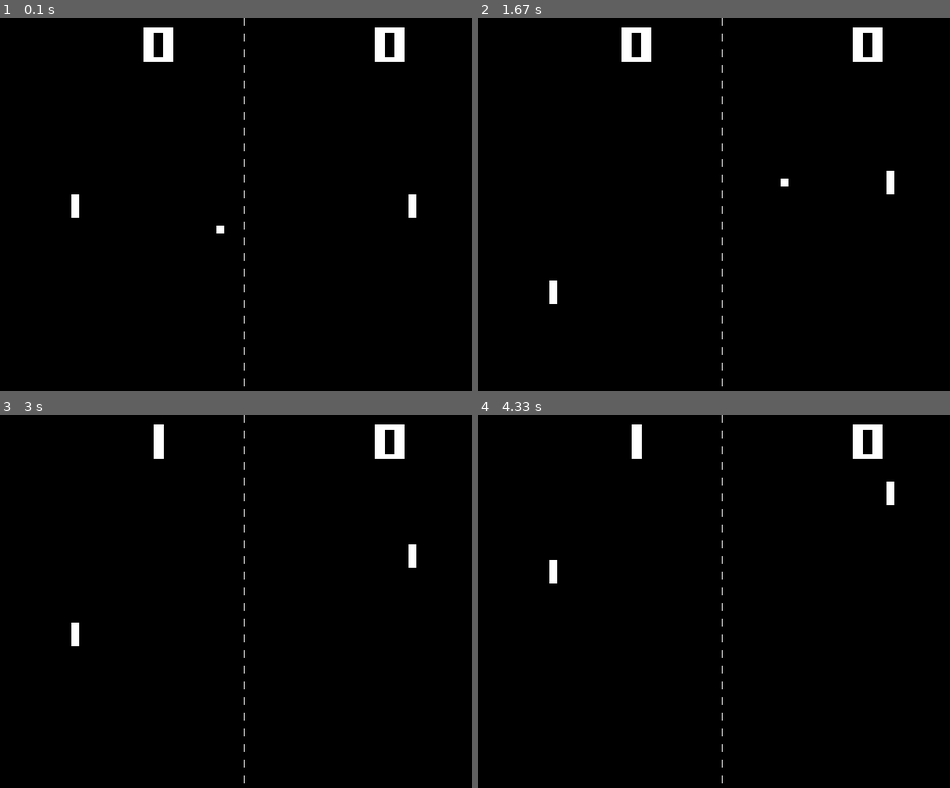
Above: before the commit, frames 1-4 (two rows, left to right).
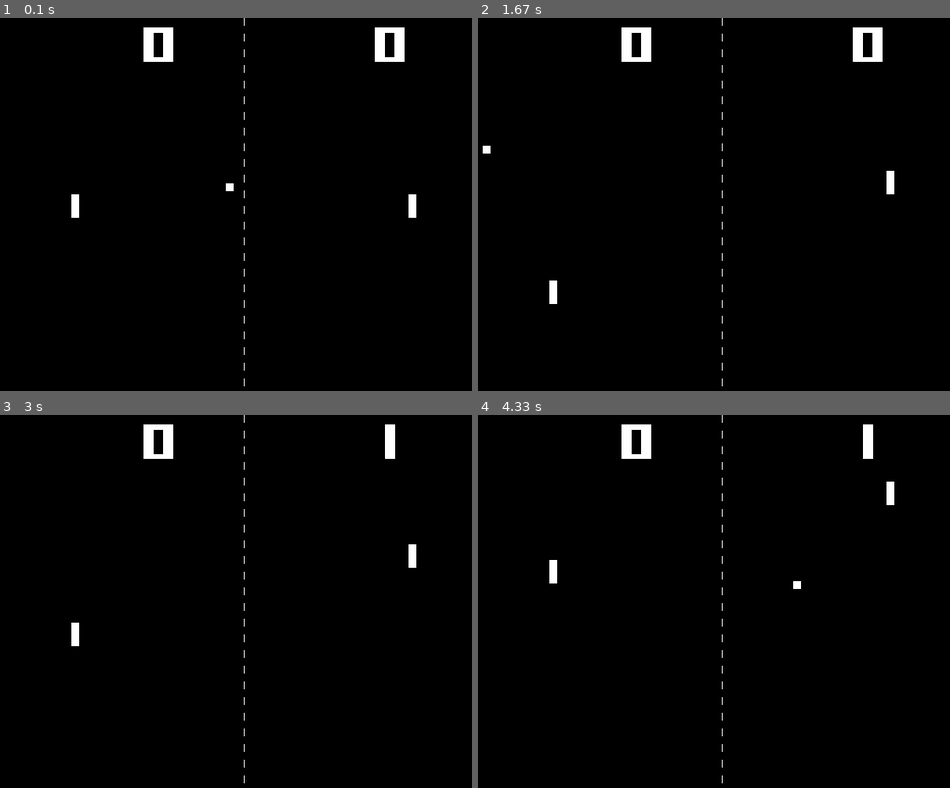
Above: after the commit, the same moments.

Repository: williamc132/pygame-pong
Game: pygame game, started from main.py
Same seed, same stepped clock (60 frames per second), same inputs: the game is played once before the commit and once after it.
Inputs:
- Up to frame 1 (0.1 s): no input
- Up to frame 2 (1.67 s): hold S 0.33-0.8 s; hold Up 0.33-0.8 s; hold Up 0.83-1.3 s; hold W 0.83-1.3 s; hold Down 1.33-1.63 s; hold S 1.33-1.63 s
- Up to frame 3 (3 s): hold Up 1.67-2.03 s; hold W 1.67-2.03 s; hold Down 2.07-2.43 s; hold S 2.07-2.43 s; hold Up 2.47-2.77 s; hold W 2.47-2.77 s; hold Down from 2.8 s (still down); hold S from 2.8 s (still down)
- Up to frame 4 (4.33 s): release Down at 3.1 s; release S at 3.1 s; hold Up 3.13-3.5 s; hold W 3.13-3.5 s; hold Down 3.53-3.9 s; hold S 3.53-3.9 s; hold Up 3.93-4.23 s; hold W 3.93-4.23 s; hold Down from 4.27 s (still down); hold S from 4.27 s (still down)

The runs differ from the first frame. In frame 1, less than 0.1% of the frame differs, in the area x 45-50%, y 44-58%; in frame 2, less than 0.1%; in frame 3, 1.0%; in frame 4, 1.1%, in the area x 30-86%, y 2-47%.

Commit message:
Add angles to ball movement

Diff:
--- a/ball.py
+++ b/ball.py
@@ -1,5 +1,6 @@
 import pygame
 import random
+import math
 from settings import *
 
 
@@ -14,19 +15,23 @@
         self.speed_x = BALL_SPEED
         self.speed_y = BALL_SPEED
         self.max_speed = BALL_MAX_SPEED
-        self.direction = None
-        self._randomize_direction()
+        self.angle = None
+        self.randomize_direction()
         self.moving = True
 
     # randomize ball direction
-    def _randomize_direction(self):
-        direction = ("left", "right")
-        self.direction = random.choice(direction)
+    def randomize_direction(self):
+        # range of angles
+        angle_ranges = [(0, 60), (120, 240), (300, 360)]
+        range_choice = random.choice(angle_ranges)
+        self.angle = random.randint(*range_choice)
 
-        if self.direction == "left":
-            self.speed_x = BALL_SPEED * -1
-        else:
-            self.speed_x = BALL_SPEED
+        # convert angle to radians
+        angle_rad = math.radians(self.angle)
+
+        # calculate ball speed along x and y
+        self.speed_x = BALL_SPEED * math.cos(angle_rad)
+        self.speed_y = BALL_SPEED * math.sin(angle_rad)
 
     # handle ball movement
     def _movement(self):
--- a/settings.py
+++ b/settings.py
@@ -8,6 +8,7 @@
 # paddle dimensions
 PADDLE_WIDTH, PADDLE_HEIGHT = 10, 30
 PADDLE_SPEED = 10
+PADDLE_LIMIT = 20
 
 # ball dimensions
 BALL_WIDTH, BALL_HEIGHT = 10, 10
--- a/table.py
+++ b/table.py
@@ -34,18 +34,18 @@
 
         # handle left paddle movement
         if keys[pygame.K_w]:
-            if self.p1.rect.top >= 20:
+            if self.p1.rect.top >= PADDLE_LIMIT:
                 self.p1.move_up()
         if keys[pygame.K_s]:
-            if self.p1.rect.bottom <= HEIGHT - 20:
+            if self.p1.rect.bottom <= HEIGHT - PADDLE_LIMIT:
                 self.p1.move_down()
 
         # handle right paddle movement
         if keys[pygame.K_UP]:
-            if self.p2.rect.top >= 20:
+            if self.p2.rect.top >= PADDLE_LIMIT:
                 self.p2.move_up()
         if keys[pygame.K_DOWN]:
-            if self.p2.rect.bottom <= HEIGHT - 20:
+            if self.p2.rect.bottom <= HEIGHT - PADDLE_LIMIT:
                 self.p2.move_down()
 
     # handle collision between ball and walls
@@ -73,34 +73,46 @@
 
     # collision between ball and paddles
     def _paddle_collision(self):
-        self._handle_paddle_collision(self.ball, self.p1, self.ball.speed_x, -1)
-        self._handle_paddle_collision(self.ball, self.p2, self.ball.speed_x, -1)
+        self._handle_paddle_collision(self.ball, self.p1, self.ball.speed_x)
+        self._handle_paddle_collision(self.ball, self.p2, self.ball.speed_x)
 
     # handle collision between ball and paddles
-    def _handle_paddle_collision(self, ball, paddle, ball_direction, change_direction):
+    def _handle_paddle_collision(self, ball, paddle, ball_direction):
         if self.ball.rect.colliderect(paddle):
+            # collision with each side of paddle
             if abs(ball.rect.right - paddle.rect.left) < COLLISION_TOLERANCE and ball_direction > 0:
-                ball.speed_x *= change_direction
+                ball.speed_x *= -1
             elif abs(ball.rect.left - paddle.rect.right) < COLLISION_TOLERANCE and ball_direction < 0:
-                ball.speed_x *= change_direction
+                ball.speed_x *= -1
             elif abs(ball.rect.bottom - paddle.rect.top) < COLLISION_TOLERANCE and self.ball.speed_y > 0:
-                ball.speed_y *= change_direction
+                ball.speed_y *= -1
             elif abs(ball.rect.top - paddle.rect.bottom) < COLLISION_TOLERANCE and self.ball.speed_y < 0:
-                ball.speed_y *= change_direction
+                ball.speed_y *= -1
 
     # reposition ball to center
     def center_ball(self):
         self.ball.rect.centerx = WIDTH // 2
-        self.ball.rect.centery = random.randint(0 + BALL_HEIGHT, HEIGHT - BALL_HEIGHT)
-        self.ball.speed_x *= random.choice([-1, 1])
-        self.ball.speed_y *= random.choice([-1, 1])
+        self.ball.rect.centery = random.randint(BALL_HEIGHT + PADDLE_LIMIT, HEIGHT - BALL_HEIGHT - PADDLE_LIMIT)
+
+        if self.p1.score < self.score_limit and self.p2.score < self.score_limit:
+            self.ball.randomize_direction()
+        else:
+            self._reset_ball_movement()
+
         self.ball.moving = True
 
+    # hide ball animation after point is scored
     def _hide_ball(self):
         self.ball.rect.centerx = WIDTH // 2
         self.ball.rect.centery = HEIGHT // 2
         self.ball.moving = False
 
+    # ball movement when game over
+    def _reset_ball_movement(self):
+        self.ball.speed_x = BALL_SPEED * random.choice([-1, 1])
+        self.ball.speed_y = BALL_SPEED * random.choice([-1, 1])
+
+    # add delay to ball reset after each score
     def _check_score(self):
         if self.p1.score < self.score_limit and self.p2.score < self.score_limit:
             pygame.time.set_timer(self.RESET_BALL, RESET_DELAY, 1)
@@ -132,7 +144,7 @@
         if self.winner is not None:
             self.game_over = True
             declare = self.score_font.render(f"{self.winner} WIN!", False, 'white')
-            self.win.blit(declare, (WIDTH//2 - declare.get_width()//2, HEIGHT//2 - declare.get_height()//2))
+            self.win.blit(declare, (WIDTH//2 - declare.get_width()//2 + 30, HEIGHT//2 - declare.get_height()//2))
 
     # draw objects from table onto window
     def draw(self):
